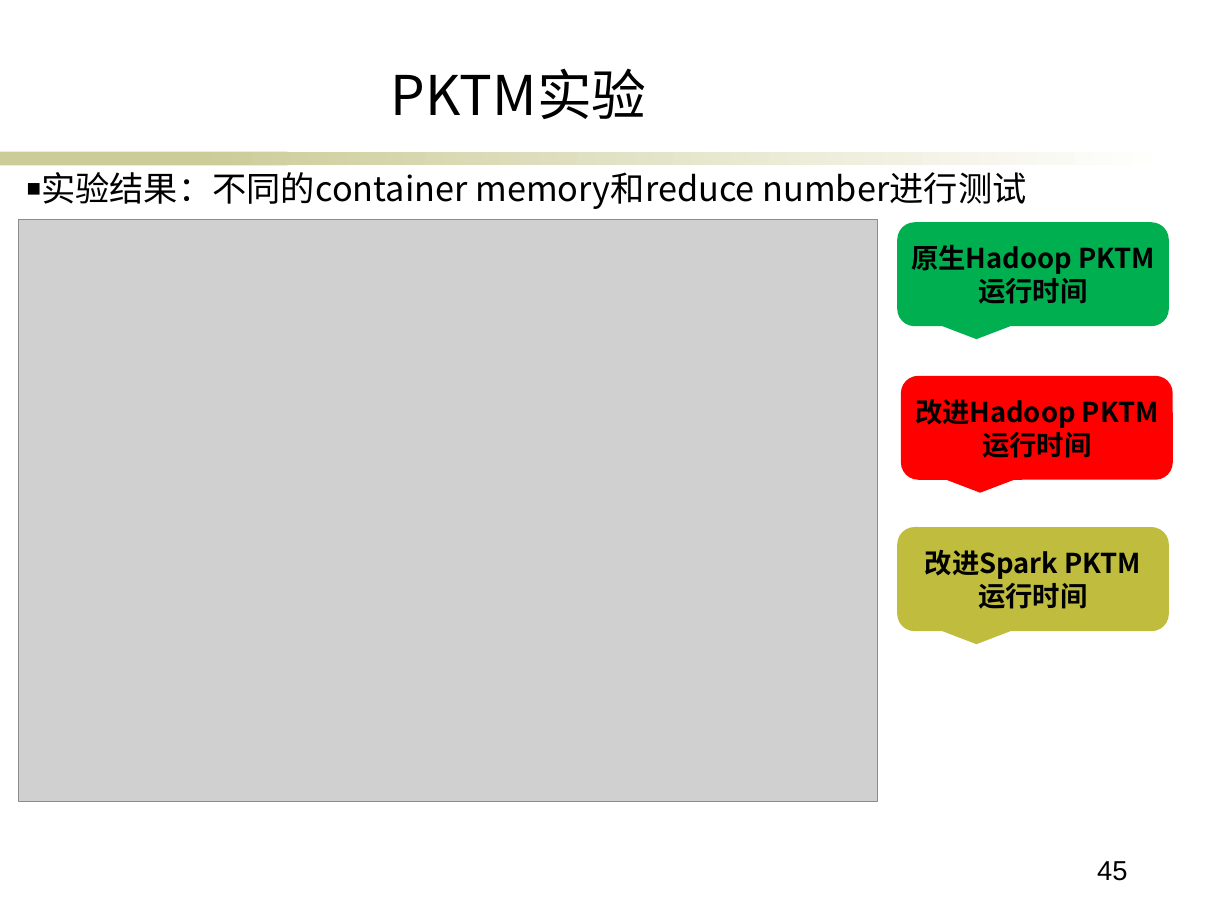
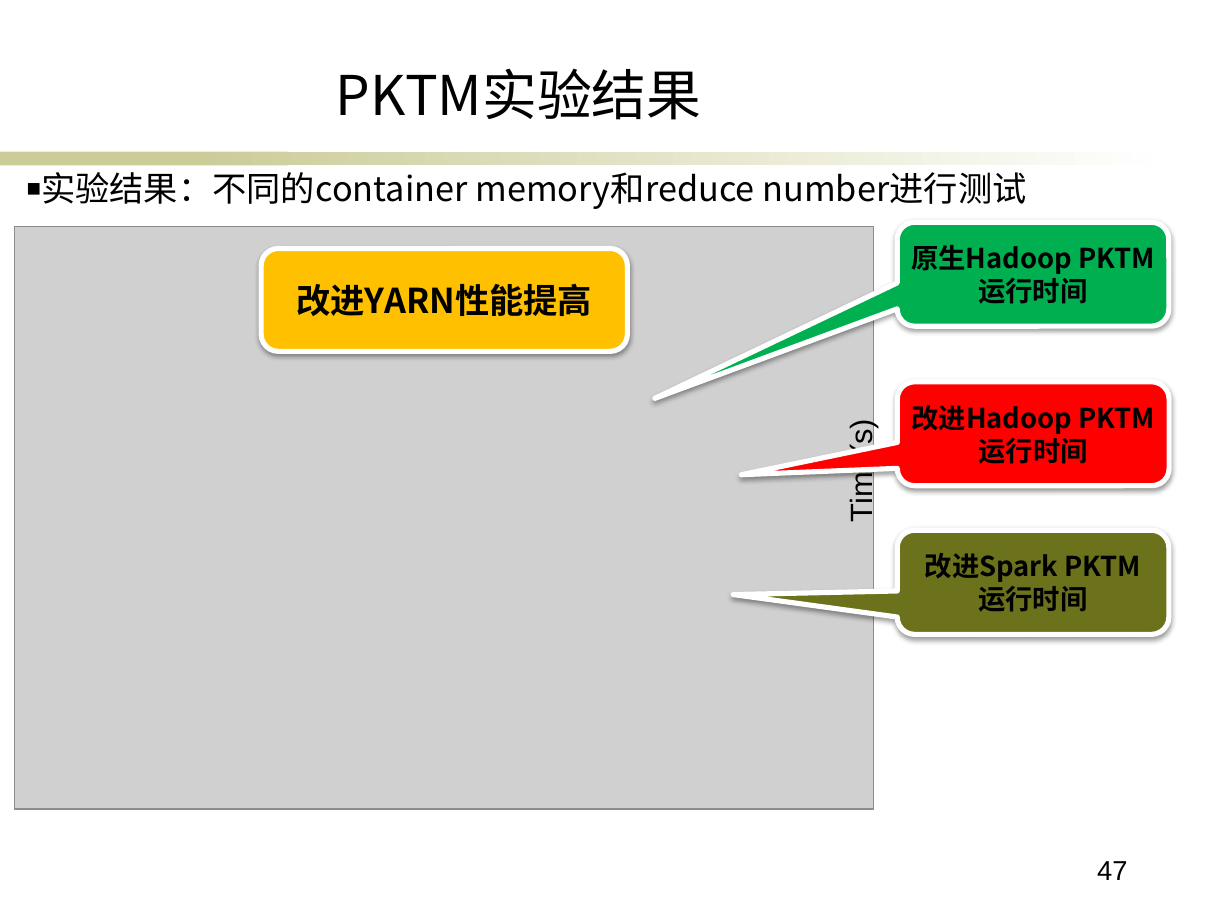
Before and after one commit to ericsonyc/paper, a slide deck: slide 47 of 毕业答辩.pptx (slide 45 before the commit). Drawn at 1232x924 pixels with LibreOffice and Linux fonts; fonts in the diff are those of the drawing; grey boxes stand for pictures; background and template pictures are left out. Boxes give left, top, right and bottom in pixels: in the first picture for what was removed or moved away, otherwise in the second. Text is boxed around its words. In the diff, an @@ line names an element or a change of style, - is before the commit and + after.

```diff
--- a/毕业答辩.pptx
+++ b/毕业答辩.pptx
@@ text at [336,68,701,120]: text changed @@
-PKTM实验
+PKTM实验结果
@@ picture: place and size @@
-picture at [18,219,877,802]
+picture at [15,227,873,809]
@@ rounded speech box "原生Hadoop PKTM" at [897,222,1168,325]: outline none to #FFFFFF 3 pt; shadow on; proportions changed @@
@@ rounded rectangle added at [261,249,627,352], fill #FFC000, outline #FFFFFF 3 pt, 20 pt, text #000000, bold @@
+改进YARN性能提高
@@ rounded speech box "改进Hadoop PKTM" at [897,382,1169,485]: outline none to #FFFFFF 3 pt; shadow on; proportions changed @@
@@ rounded speech box "改进Hadoop PKTM": place and size @@
-rounded speech box "改进Hadoop PKTM" at [901,376,1173,479]
+rounded speech box "改进Hadoop PKTM" at [897,382,1169,485]
@@ text added at [844,429,878,519], 18 pt, text #000000 @@
+Time(s)
@@ rounded speech box "改进Spark PKTM" at [897,530,1168,634]: fill #BFBC3E to #6C711B; outline none to #FFFFFF 3 pt; shadow on; proportions changed @@
@@ page number at [1097,861,1127,880]: text changed @@
-45
+47
```
Also in this commit, not shown: 15 other slides changed, 5 slides added, 2 slides removed, 2 other files.
